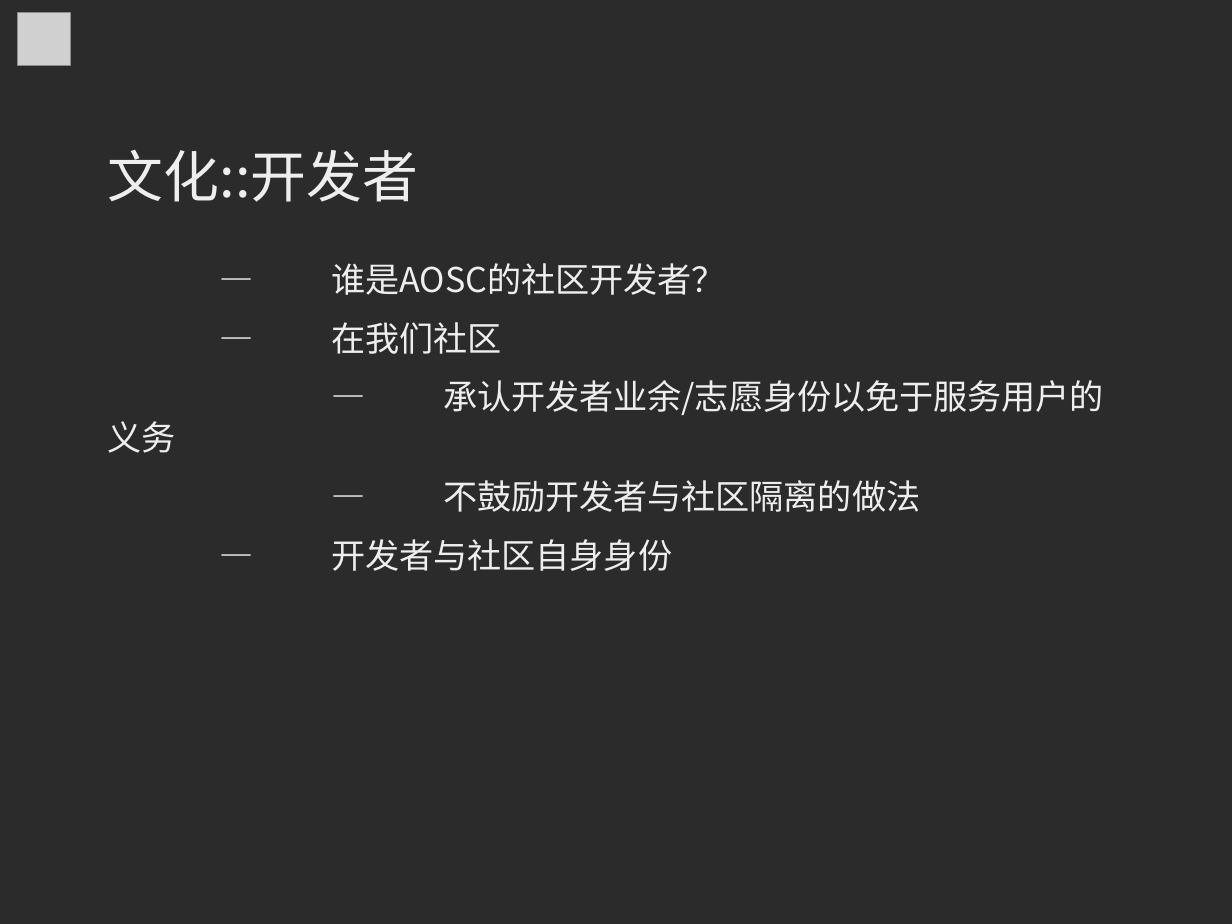
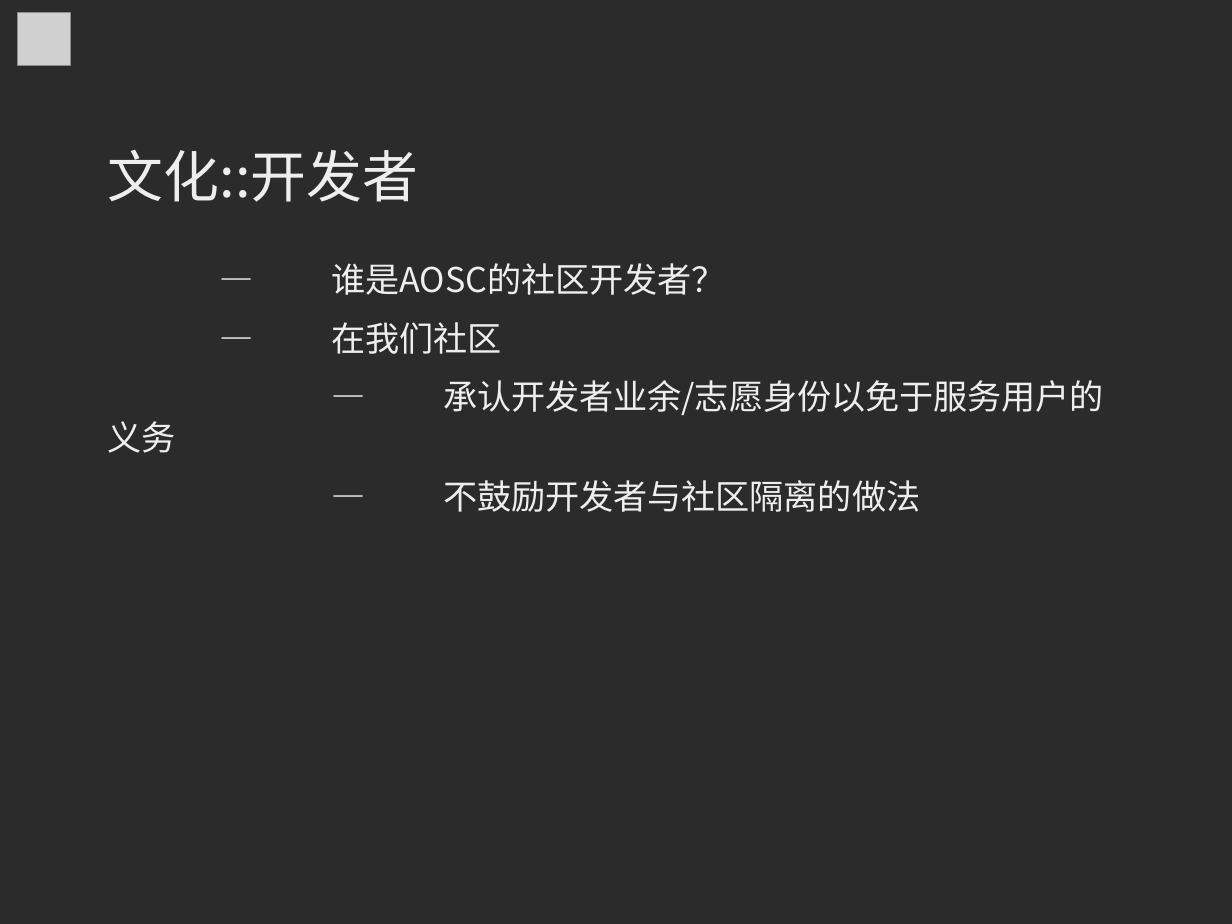
Before and after one commit to MingcongBai/soscon-2018-talk, a slide deck: slide 22 of slide.odp. Drawn at 1232x924 pixels with LibreOffice and Linux fonts; fonts in the diff are those of the drawing; grey boxes stand for pictures; background and template pictures are left out; a plain dark background stands for a picture behind light text. Boxes give left, top, right and bottom in pixels: in the first picture for what was removed or moved away, otherwise in the second. Text is boxed around its words. In the diff, an @@ line names an element or a change of style, - is before the commit and + after.

Commit message:
slide: remove a useless line

```diff
--- a/slide.odp
+++ b/slide.odp
@@ text at (x1=331, y1=539, x2=672, y2=571): paragraph removed @@
-— 开发者与社区自身身份
```
